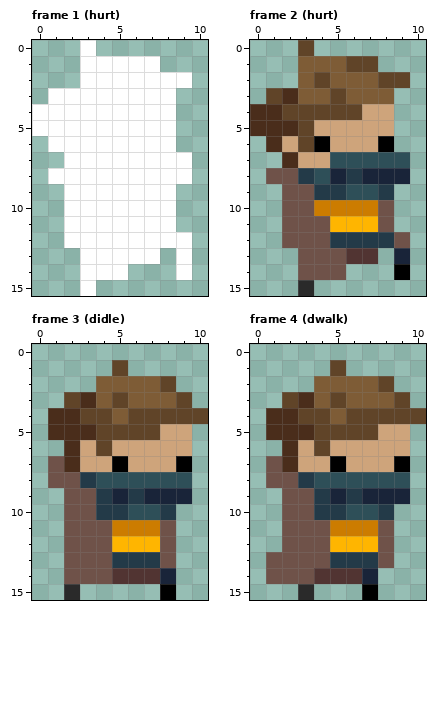
Edited in one commit: pixel-art file (assets/player.ase). That is the earlier state.
11x16 pixels, 16 frames. Shown: frame 1 (hurt), frame 2 (hurt), frame 3 (didle), frame 4 (dwalk). The commit also changed other frames, which this record leaves out.
Now the later version:
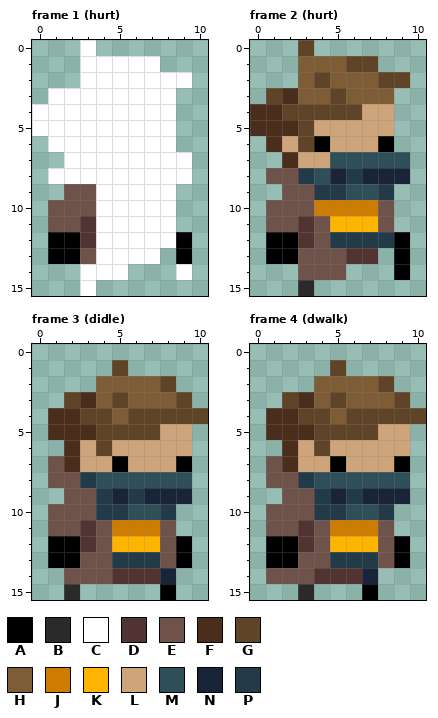
Palette (. is transparent): A #000000  B #2a2a2a  C #ffffff  D #513432  E #6f5249  F #4a2d1b  G #604428  H #7e5c36  J #cc7c00  K #ffb500  L #cea47b  M #2e4f58  N #192439  P #233a48
The exact change:
layer "hands" now shown
Frame 1 (hurt), layer "hands":
y 9: x 2..3 CC -> EE
y 10: x 1..3 .CC -> EEE
y 11: x 1..3 .CC -> EED
y 12: x 1..3 .CC -> AAD; x 9 C -> A
y 13: x 1..3 ..C -> AAE; x 9 C -> A
Frame 2 (hurt), layer "hands":
y 10: x 1 . -> E
y 11: x 1 . -> E; x 3 E -> D
y 12: x 1..3 .EE -> AAD; x 9 E -> A
y 13: x 1..2 .. -> AA; x 9 N -> A
Frame 3 (didle), layer "hands":
y 10: x 1 . -> E
y 11: x 1 . -> E; x 3 E -> D
y 12: x 1..3 .EE -> AAD; x 9 . -> A
y 13: x 1..2 .E -> AA; x 9 . -> A
Frame 4 (dwalk), layer "hands":
y 10: x 1 . -> E
y 11: x 1 . -> E; x 3 E -> D
y 12: x 1..3 .EE -> AAD; x 9 . -> A
y 13: x 1..2 EE -> AA; x 9 . -> A
Boxes around the changes in both pictures, in picture pixels (x1, y1, x2, y2):
changed: (48, 184, 96, 264)
changed: (176, 232, 192, 264)
changed: (266, 200, 314, 264)
changed: (394, 232, 410, 264)
changed: (48, 504, 96, 568)
added: (176, 536, 192, 568)
changed: (266, 504, 314, 568)
added: (394, 536, 410, 568)
